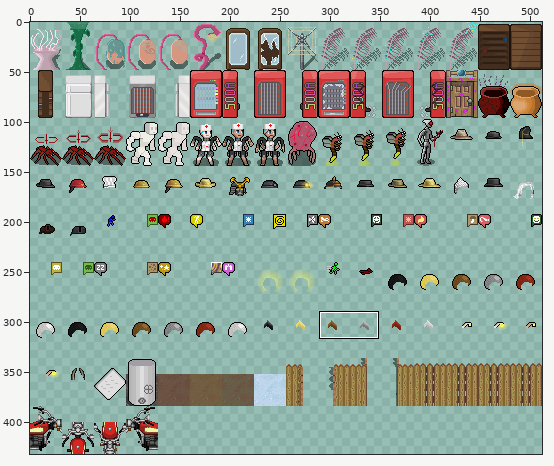
File history of a sprite sheet, gfx/MshockXotto+/tall.png. Above: a wide view before the commit, with the close-up outlined.
Close-up. The starting point:
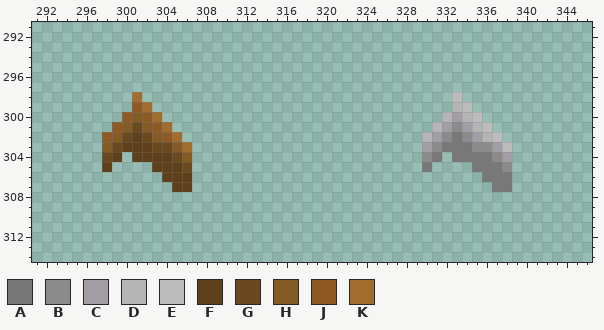
The file is 512x432 pixels. Pixels under 10% opacity are left out. Colours within 5 levels of each other are drawn and written as one. Shown: x 291..346, y 291..314. The commit also changed other parts of the picture, which this record leaves out.
Palette (. is transparent): A #787878  B #8b8b8b  C #a39ea5  D #b5b5b5  E #bcbcbc  F #5e401a  G #6b491e  H #845a25  J #8f5923  K #a06d2c
Pixels before, first column x 298:
298 ...K...............................E.....
299 ...JK..............................DE....
300 ..JHJK............................DCDE...
301 .JHGHJK..........................DCBCDE..
302 JHGFGHJK........................DCBABCDE.
303 HGFFFGGHK.......................CBAAABBCE
304 GF.FFFFGH.......................BA.AAAABC
305 F....FFFG.......................A....AAAB
306 ......FFF.............................AAA
307 .......FF..............................AA
New version:
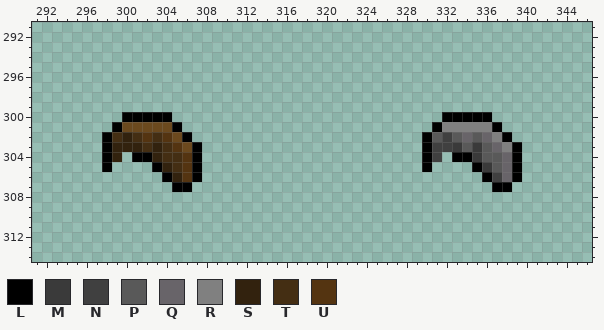
Colours new in this view: L #000000  M #3a3a3a  N #404040  P #595959  Q #686469  R #808080  S #32220e  T #442e13  U #543411
Edits made:
Colour H becomes colour G in row 301 at x 300 and 302.
Colour J becomes colour G in row 301 at x 303.
Colour K becomes colour G in row 301 at x 304; in row 302 at x 305; in row 303 at x 306.
The author put colour L in row 300 at x 304 and 336; in row 301 at x 305 and 337; in row 302 at x 306 and 338; in rows 303 to 306 at x 307 and 339.
Colour A becomes colour L in row 304 at x 333 to 334; in row 305 at x 330 and 335; in row 306 at x 336; in row 307 at x 337 to 338.
Colour B becomes colour L in row 304 at x 330.
Colour C becomes colour L in row 300 at x 333; in row 303 at x 330.
Colour D becomes colour L in row 300 at x 332 and 334; in row 301 at x 331; in row 302 at x 330.
Colour E becomes colour L in row 300 at x 335.
Colour F becomes colour L in row 304 at x 301 to 302; in row 305 at x 298 and 303; in row 306 at x 304; in row 307 at x 305 to 306.
Colour G becomes colour L in row 304 at x 298.
Colour H becomes colour L in row 300 at x 301; in row 303 at x 298.
Colour J becomes colour L in row 300 at x 300 and 302; in row 301 at x 299; in row 302 at x 298.
Colour K becomes colour L in row 300 at x 303.
Colour A becomes colour M in row 303 at x 333; in row 304 at x 335; in row 305 at x 336.
Colour B becomes colour M in row 303 at x 335.
Colour A becomes colour N in row 303 at x 332; in row 304 at x 331; in row 306 at x 337.
Colour B becomes colour N in row 302 at x 332; in row 303 at x 331.
Colour A becomes colour P in row 302 at x 333; in row 303 at x 334; in row 304 at x 336; in row 305 at x 337.
Colour B becomes colour P in row 303 at x 336; in row 304 at x 337.
Colour C becomes colour P in row 302 at x 331 and 335.
Colour A becomes colour Q in row 306 at x 338.
Colour B becomes colour Q in row 302 at x 334; in row 305 at x 338.
Colour C becomes colour Q in row 303 at x 337; in row 304 at x 338.
Colour D becomes colour Q in row 302 at x 336.
Colour B becomes colour R in row 301 at x 333.
Colour C becomes colour R in row 301 at x 332 and 334.
Colour D becomes colour R in row 301 at x 335.
Colour E becomes colour R in row 301 at x 336; in row 302 at x 337; in row 303 at x 338.
Colour F becomes colour S in row 303 at x 300 to 301; in row 304 at x 299 and 303; in row 305 at x 304; in row 306 at x 305.
Colour G becomes colour S in row 302 at x 300; in row 303 at x 299 and 303.
Colour F becomes colour T in row 302 at x 301; in row 303 at x 302; in row 304 at x 304; in row 305 at x 305.
Colour G becomes colour T in row 303 at x 304; in row 304 at x 305.
Colour H becomes colour T in row 302 at x 299 and 303.
Colour F becomes colour U in row 306 at x 306.
Colour G becomes colour U in row 302 at x 302; in row 305 at x 306.
Colour H becomes colour U in row 303 at x 305; in row 304 at x 306.
Colour J becomes colour U in row 302 at x 304.
Colour D is removed in row 299 at x 333.
Colour E is removed in row 298 at x 333; in row 299 at x 334.
Colour J is removed in row 299 at x 301.
Colour K is removed in row 298 at x 301; in row 299 at x 302.
Where, in picture pixels (left, top, right, bottom), the same in both close-ups:
changed: (102, 92, 202, 192)
changed: (422, 92, 522, 192)
